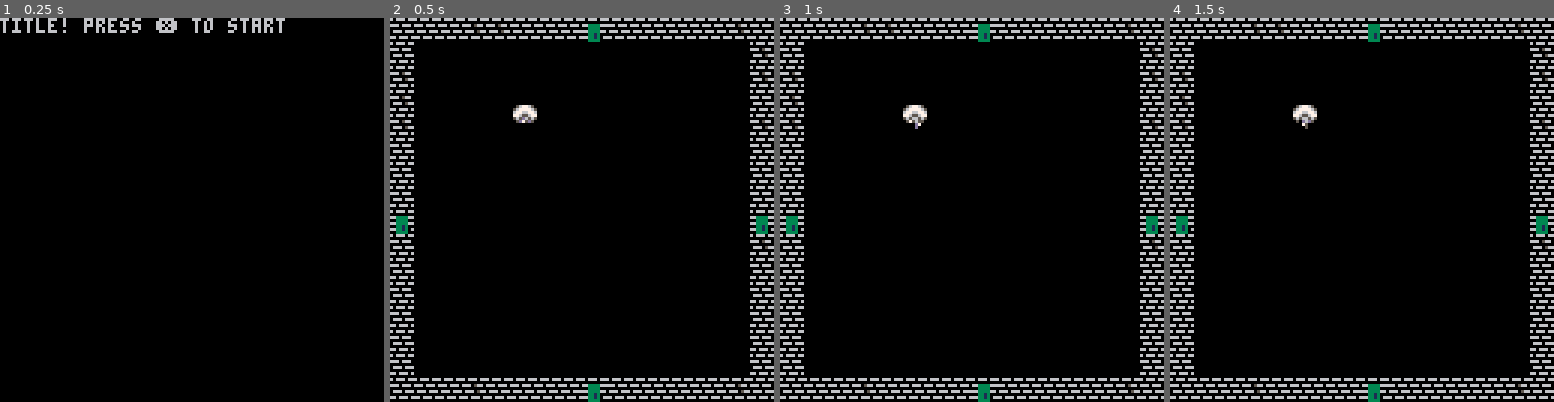
Above: before the commit, frames 1-4 (left to right).
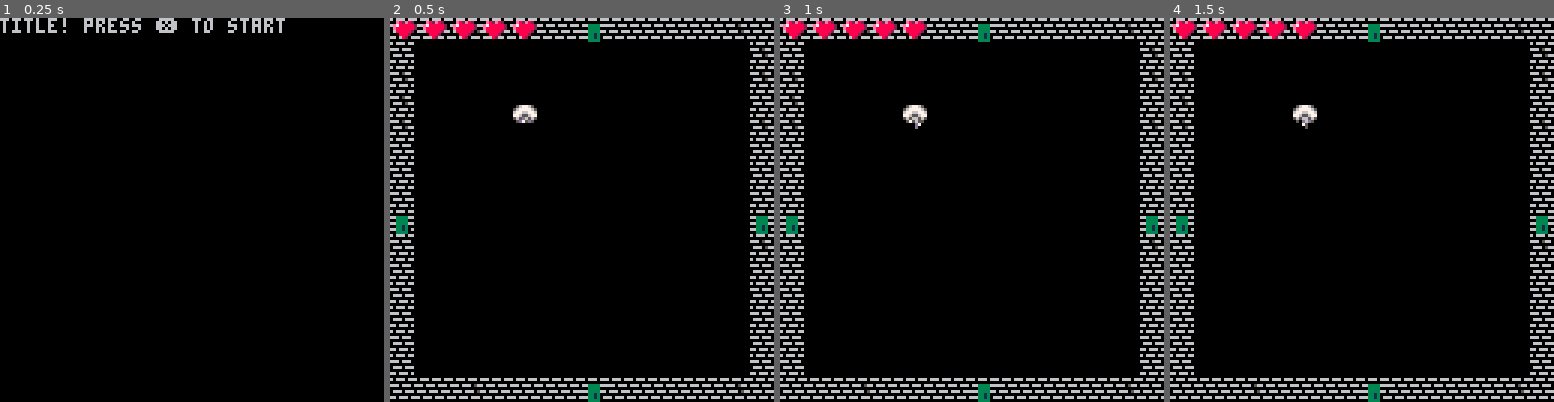
Above: after the commit, the same moments.

Repository: bttrs/toyboxjam2019
Game: PICO-8 cartridge game.p8
Two runs of this game, one before a commit and one after it. Both use one fixed random seed, a clock stepped at 60 frames per second and the inputs below.
Inputs:
- Up to frame 1 (0.25 s): no input
- Up to frame 2 (0.5 s): tap X (X key) at 0.33 s
- Up to frame 3 (1 s): tap O (Z key) at 0.7 s
- Up to frame 4 (1.5 s): tap X (X key) at 1.07 s

Frame 1 is identical in both runs. In frame 2, 1.0% of the frame differs, in the area x 0-39%, y 0-6%; in frame 3, 1.0%; in frame 4, 1.0%.

Commit message:
shows hitpoints

Diff:
--- a/game.p8
+++ b/game.p8
@@ -430,6 +430,17 @@
 	spr_r(self.sprites.hull, self.x, self.y, self.hull_rotation, 1,1)
 	if debug then
 		rect(self.x, self.y, self.x+self.w, self.y+self.h, 4)
+	end
+	self:draw_hitpoints()
+end
+
+function roomba:draw_hitpoints()
+	local x = 1
+	local y = 0
+	local sprite = 64
+	for i=1,self.hitpoints do
+		spr(sprite,x,y)
+		x += 10
 	end
 end
 
Not shown, changed: roombanator.js
